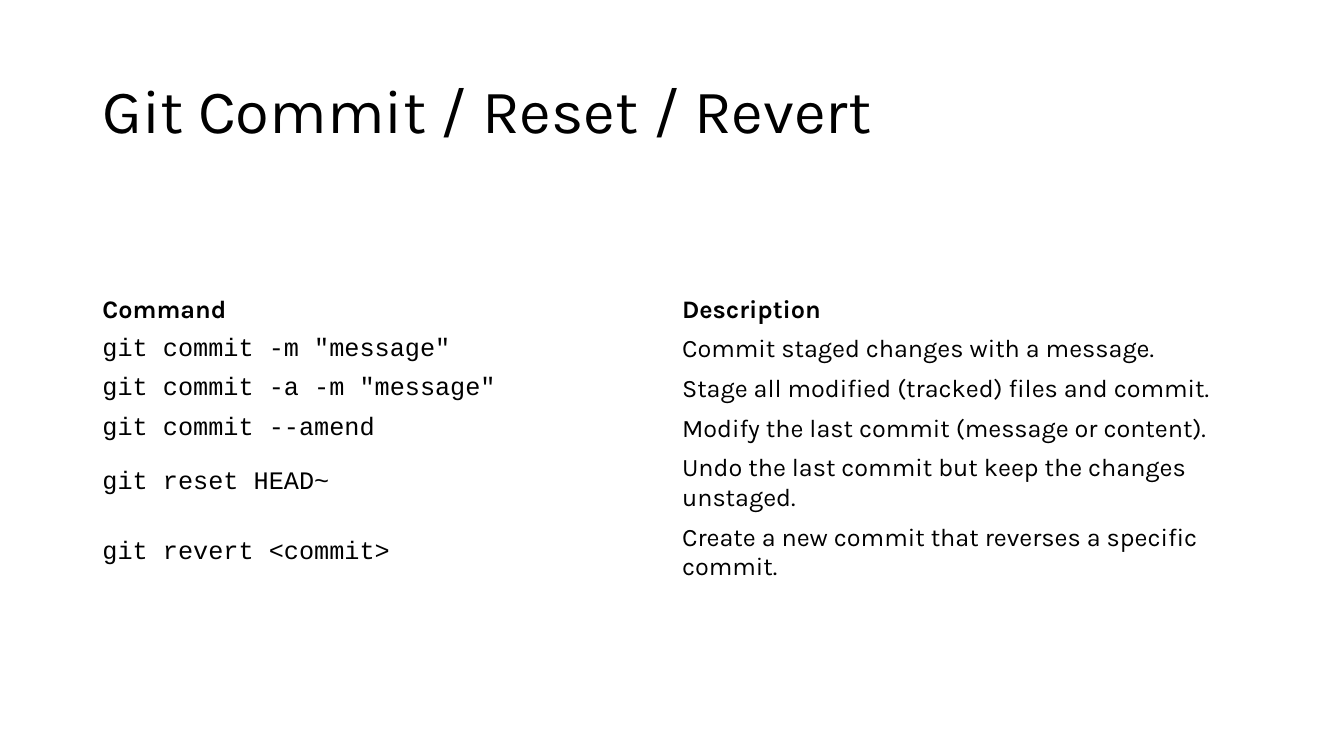
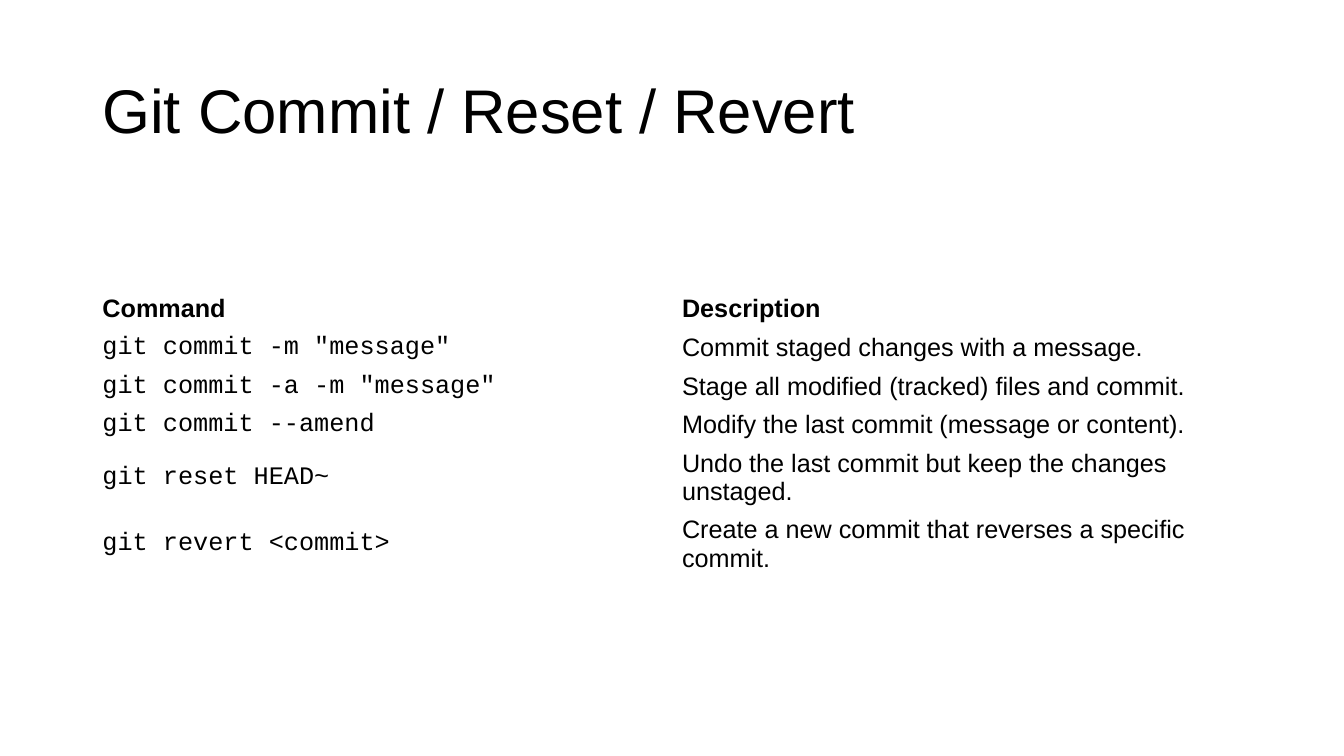
Before and after one commit to JosiahPark64/preAI2C, a slide deck: slide 8 of lesson03/Intro to Version Control/Intro to Version Control.pptx. Drawn at 1344x756 pixels with LibreOffice and Linux fonts; fonts in the diff are those of the drawing. Boxes give left, top, right and bottom in pixels: in the first picture for what was removed or moved away, otherwise in the second. Text is boxed around its words. In the diff, an @@ line names an element or a change of style, - is before the commit and + after.

```diff
--- a/lesson03/Intro to Version Control/Intro to Version Control.pptx
+++ b/lesson03/Intro to Version Control/Intro to Version Control.pptx
@@ title "Git Commit / Reset / ..." at bbox=[102, 88, 854, 134]: font Karla to Arial @@
@@ table at bbox=[93, 290, 1252, 621] @@
@@ font Karla to Arial in "Command", "Description", "Commit staged changes with a message.", "Stage all modified (tracked) files and commit." and 3 more places @@
```
Also in this commit, not shown: 20 other slides changed, 1 slide added, 1 other file.
